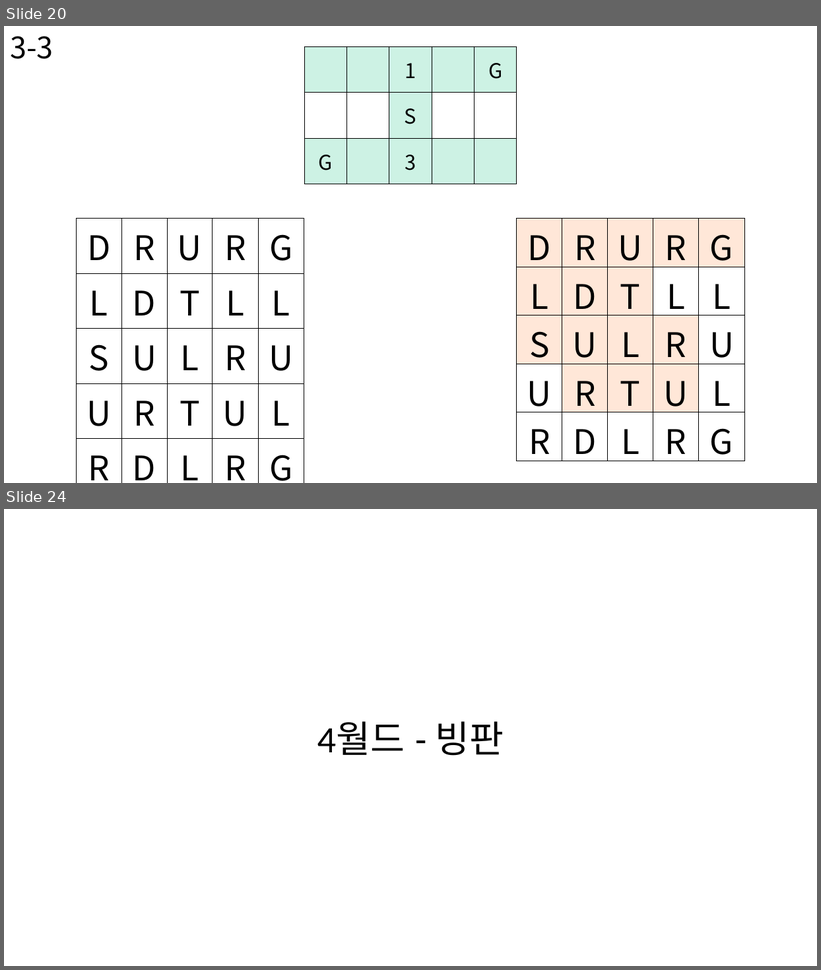
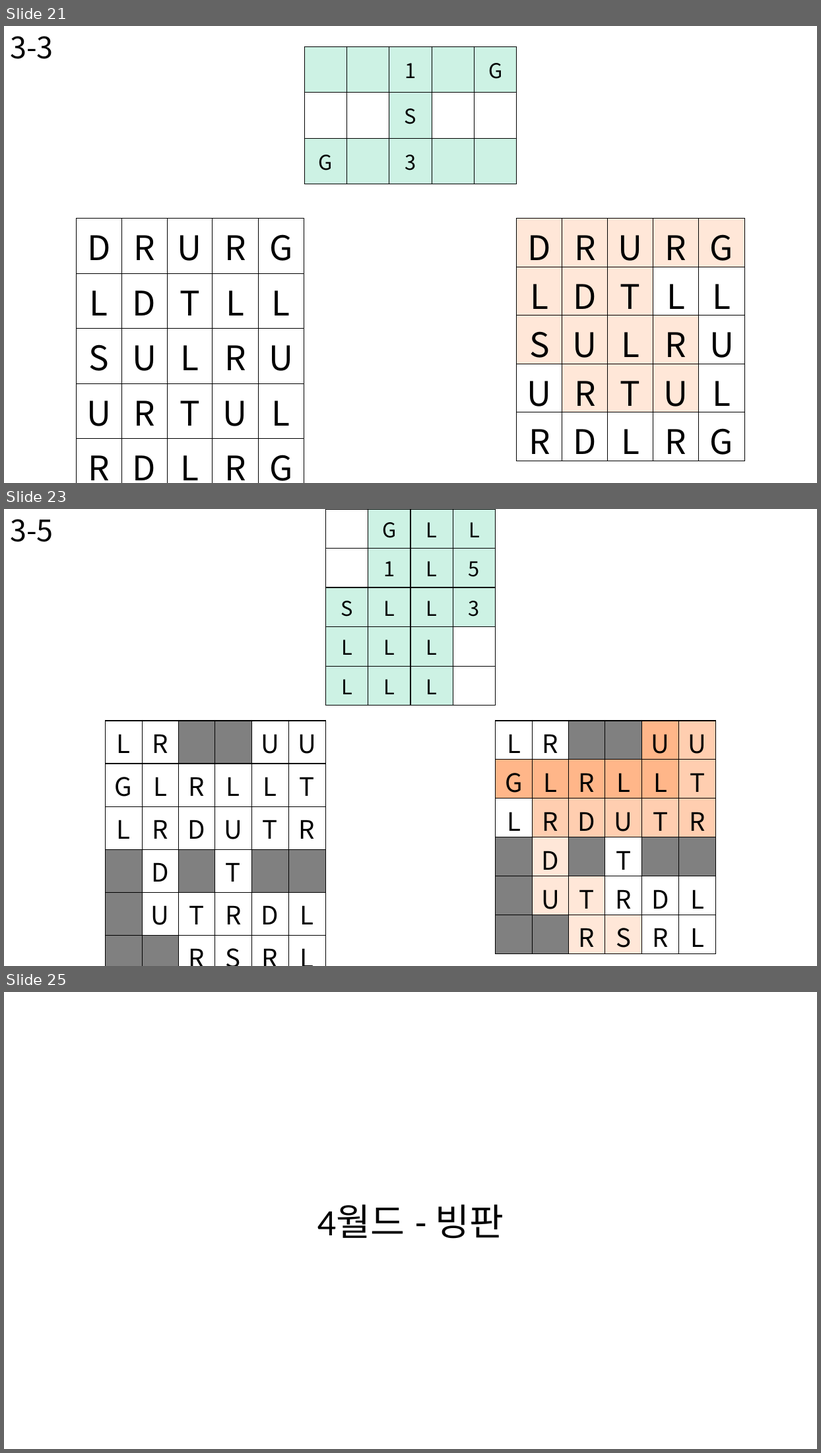
Before and after one commit to BSF0124/Brain-Control, a slide deck: etc/레벨디자인.pptx. Shown one above the other, each under a label of ours: slides 20 and 24 before the commit, slides 21, 23 and 25 after it; the slides between them are not shown. The pictures are 821x970 and 821x1453 pixels, drawn with LibreOffice and Linux fonts; fonts in the diff are those of the drawing. Boxes give left, top, right and bottom in pixels: in the first picture for what was removed or moved away, otherwise in the second. Text is boxed around its words. In the diff, an @@ line names an element or a change of style, - is before the commit and + after.

```diff
--- a/etc/레벨디자인.pptx
+++ b/etc/레벨디자인.pptx
@@ slide 23 added at bbox=[4, 509, 817, 966], background #FFFFFF @@
@@ text added at bbox=[10, 519, 53, 542], 35 pt, text #000000 @@
+3-5
@@ table added at bbox=[325, 509, 496, 706], 5 rows, 4 columns @@
+ | G | L | L
+ | 1 | L | 5
+S | L | L | 3
+L | L | L | 
+L | L | L | 
@@ table added at bbox=[105, 721, 327, 955], 6 rows, 6 columns @@
+L | R |  |  | U | U
+G | L | R | L | L | T
+L | R | D | U | T | R
+ | D |  | T |  | 
+ | U | T | R | D | L
+ |  | R | S | R | L
@@ table added at bbox=[496, 721, 717, 957], 6 rows, 6 columns @@
+L | R |  |  | U | U
+G | L | R | L | L | T
+L | R | D | U | T | R
+ | D |  | T |  | 
+ | U | T | R | D | L
+ |  | R | S | R | L
@@ what was slide 20 is now slide 21 @@
@@ what was slide 24 is now slide 25 @@
```
Also in this commit, not shown: 1 slide changed, 2 other slides added, 2 slides removed, 9 other files.
